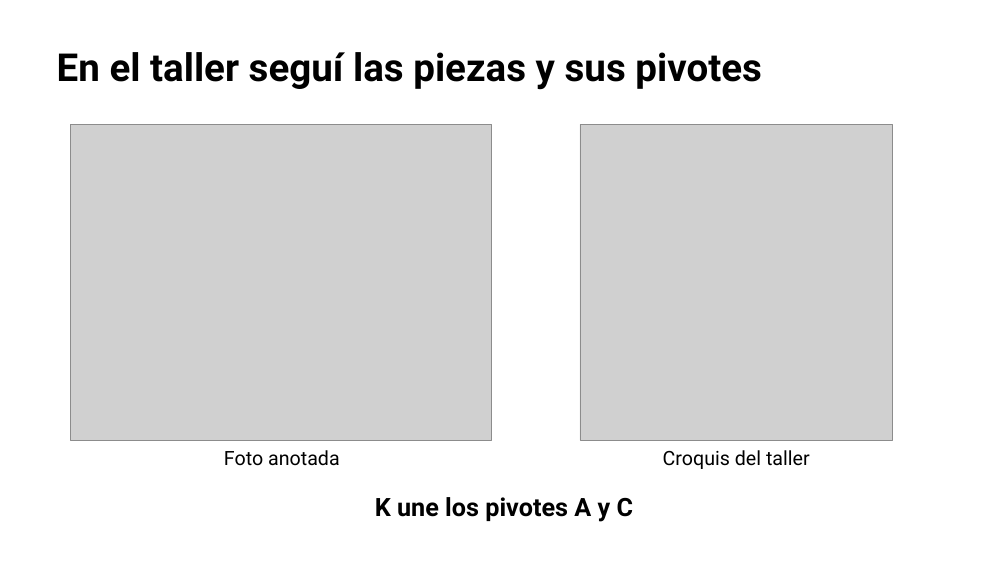
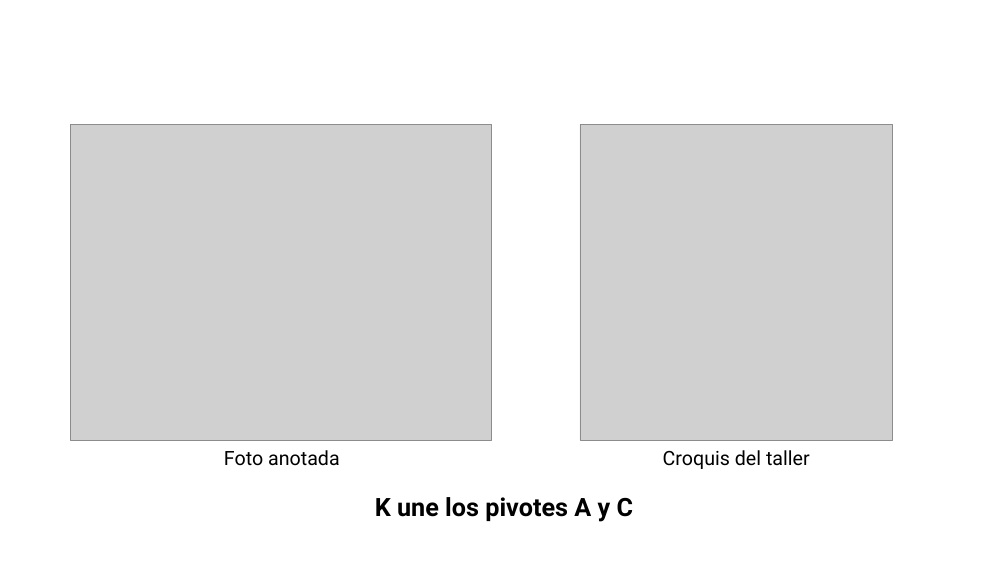
Before and after one commit to LuigiToby/grafos-mecanicos, a slide deck: slide 9 of presentacion/Grafos_Mecanicos.pptx. Drawn at 1008x567 pixels with LibreOffice and Linux fonts; fonts in the diff are those of the drawing; grey boxes stand for pictures. Boxes give left, top, right and bottom in pixels: in the first picture for what was removed or moved away, otherwise in the second. Text is boxed around its words. In the diff, an @@ line names an element or a change of style, - is before the commit and + after.

```diff
--- a/presentacion/Grafos_Mecanicos.pptx
+++ b/presentacion/Grafos_Mecanicos.pptx
@@ text removed at [57, 52, 761, 90] @@
-En el taller seguí las piezas y sus pivotes
```
Also in this commit, not shown: 1 other file.
